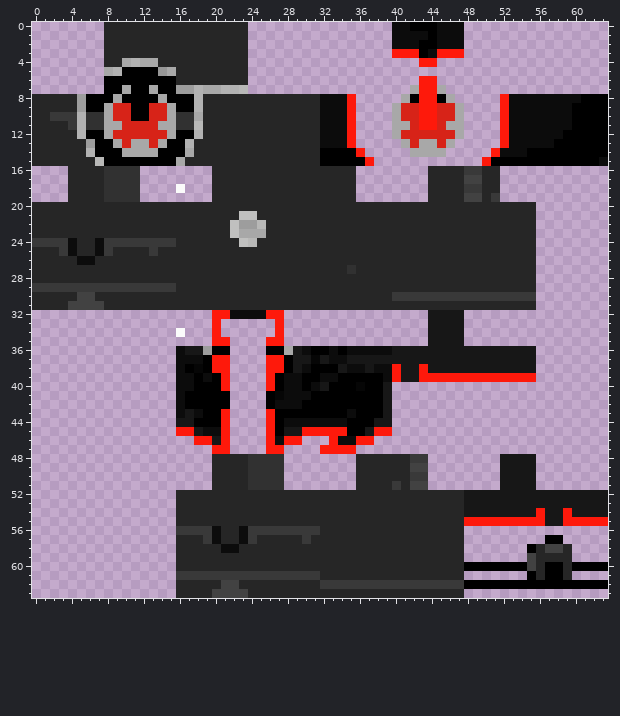
One commit to this pixel-art sprite: src/main/resources/assets/kamenridercraft/textures/entities/dark_necrom.png. That is the earlier state.
The file is 64x64 pixels. Colours within 5 levels of each other are drawn and written as one.
The same view after the edit:
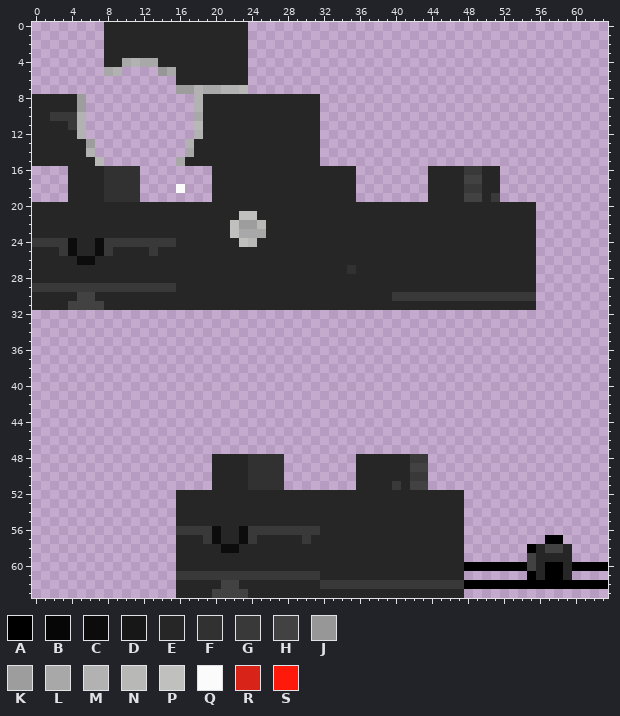
Palette (. is transparent): A #000000  B #060606  C #0c0c0c  D #171717  E #262626  F #313131  G #393939  H #424242  J #979797  K #9d9d9d  L #a8a8a8  M #b2b2b2  N #b8b8b7  P #c0c0bf  Q #fbfbfb  R #d72318  S #fe190b
The edit:
Changed rows in their new state; - is an unchanged pixel.
first column x 6:
 0 ----------------------------------........----------------
 1 ----------------------------------........----------------
 2 ----------------------------------........----------------
 3 ----------------------------------........----------------
 4 -------------------------------------..-------------------
 5 ----....--------------------------------------------------
 6 --........---------------------------..-------------------
 7 --........--------------------------....------------------
 8 ............--------------....-----......-----............
 9 ............--------------....----........----............
10 ............--------------....----........----............
11 ............--------------....----........----............
12 ............--------------....----........----............
13 -..........---------------....-----......-----............
14 -..........---------------.....-----....-----.............
15 --........----------------......------------..............
first column x 16:
32 ----........----------------....----------------
33 ----.------.----------------....----------------
34 .---.------.----------------....----------------
35 ----..----..----------------....----------------
36 ......----..............................--------
37 ......----..............................--------
38 ......----..............................--------
39 ......----..............................--------
40 ......----..............------------------------
41 ......----..............------------------------
42 ......----..............------------------------
43 ......----..............------------------------
44 ......----..............------------------------
45 ......----..............------------------------
46 --....----....---.....--------------------------
47 ----..----..----....----------------------------
48 ------------------------------------....--------
49 ------------------------------------....--------
50 ------------------------------------....--------
51 ------------------------------------....--------
52 --------------------------------................
53 --------------------------------................
54 --------------------------------................
55 --------------------------------................
